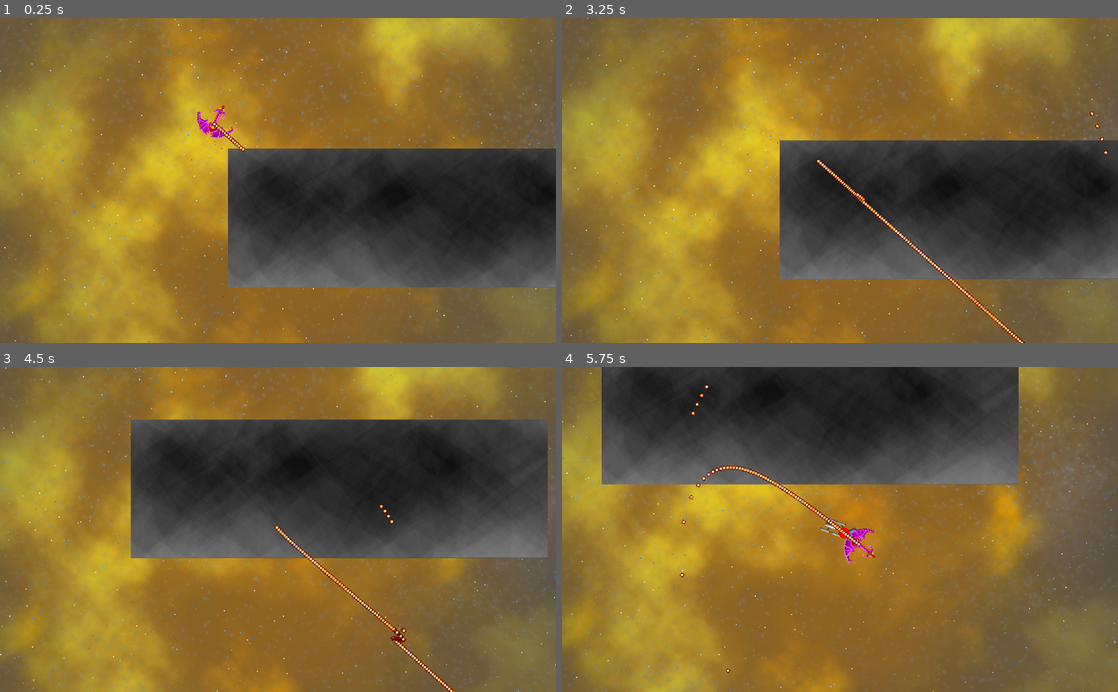
Above: before the commit, frames 1-4 (two rows, left to right).
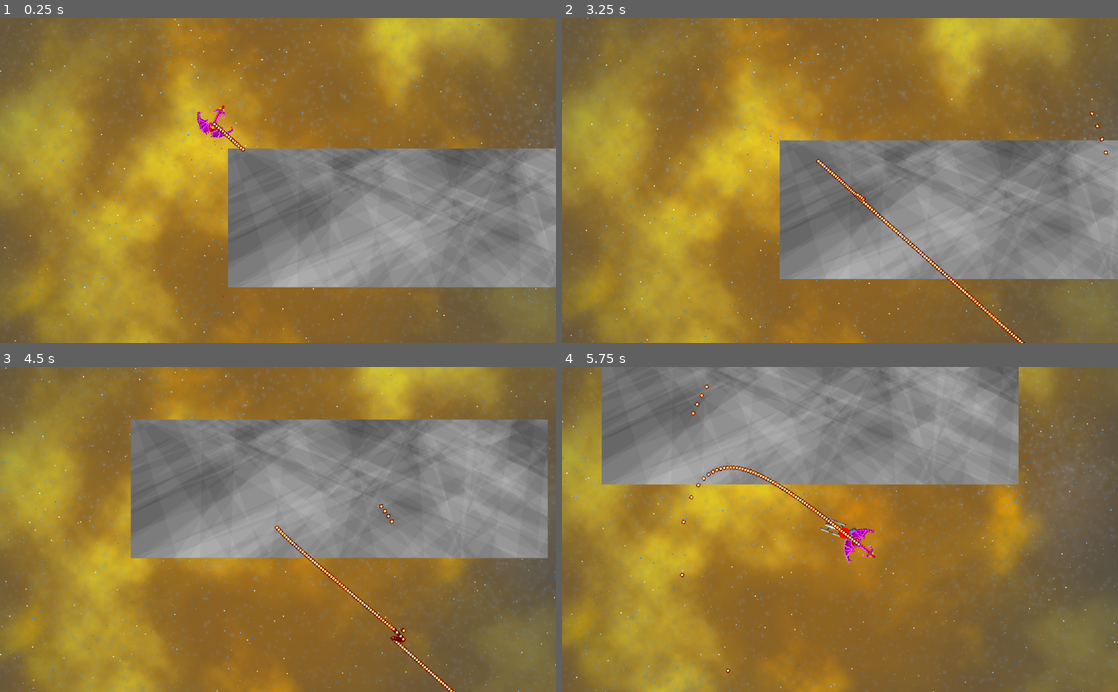
Above: after the commit, the same moments.

Repository: jorisvddonk/after-the-doctrinal-conflict
Game: Godot game, scene res://main.tscn
Two runs of this game, one before a commit and one after it. Both use one fixed random seed, a clock stepped at 60 frames per second and the inputs below.
Inputs:
- Up to frame 1 (0.25 s): no input
- Up to frame 2 (3.25 s): hold D 0.53-1.28 s; tap Space at 0.77, 1.52, 3.02 s; hold A 1.28-2.03 s; hold D 2.03-2.78 s; hold W from 2.78 s (still down)
- Up to frame 3 (4.5 s): release W at 3.53 s; hold A from 3.53 s (still down); tap Space at 3.77 s
- Up to frame 4 (5.75 s): keep holding A; tap Space at 4.52 s

The runs differ from the first frame. In frame 1, 25% of the frame differs, in the area x 41-100%, y 40-83%; in frame 2, 25%; in frame 3, 31%, in the area x 23-99%, y 16-59%; in frame 4, 26%.

Commit message:
update terrain generation algorithm: lower half of the planet's surface

Diff:
--- a/PlanetTexture.gd
+++ b/PlanetTexture.gd
@@ -2,8 +2,8 @@
 
 const WIDTH = 256 * 3
 const HEIGHT = 256
-const ITERCOUNT = 100
-const H_ABILITY = 2
+const ITERCOUNT = 75
+const H_ABILITY = 3 # the higher, the more "horizontal' lines can get.
 
 func _ready():
 	randomize()
@@ -17,7 +17,7 @@
 	var arr = []
 	for i in range(WIDTH):
 		for j in range(HEIGHT):
-			arr.push_back(0)
+			arr.push_back(ITERCOUNT * 0.5)
 
 
 
@@ -28,24 +28,31 @@
 		var f2_x_orig = f1_x_orig + int(randf() * (WIDTH / H_ABILITY))
 		var f2_x_off = 0 - (randf() * H_ABILITY)
 
+		var off = 1 # determines whether or not the area between the liens will be raised or lowered
+		if randf() < 0.5:
+			off = -1
+
 		for j in range(HEIGHT):
 			var i_min = f1_x_orig + int(f1_x_off * j)
 			var i_max = f2_x_orig + int(f2_x_off * j)
 
-			var o = i_min
+			var o_min = i_min
+			var o_max = i_max
+
 			var i = 0
 			var im = i_max - i_min
 
 			if i_max < i_min:
 				im = i_min - i_max
-				o = i_max
+				o_min = i_max
+				o_max = i_min
 
-			while i < im:
-				var i_x = (o + i) % WIDTH
-				arr[j * WIDTH + i_x] += 1
-				#var c = dynImage.get_pixel(i_x, j)
+			while i < WIDTH:
+				if i < o_min || i > o_max:
+					arr[j * WIDTH + i] -= off
+				else:
+					arr[j * WIDTH + i] += off
 
-				#dynImage.set_pixel(i_x, j, c.lightened(0.05))
 				i += 1
 
 
@@ -53,7 +60,7 @@
 	var fI = float(ITERCOUNT)
 	for i in range(WIDTH):
 		for j in range(HEIGHT):
-			var p = float(arr[j * WIDTH + i]) / fI
+			var p = max(min(float(arr[j * WIDTH + i]) / fI, 255), 0)
 			dynImage.set_pixel(i, j, Color(p, p, p, 1))
 	dynImage.unlock()
 
